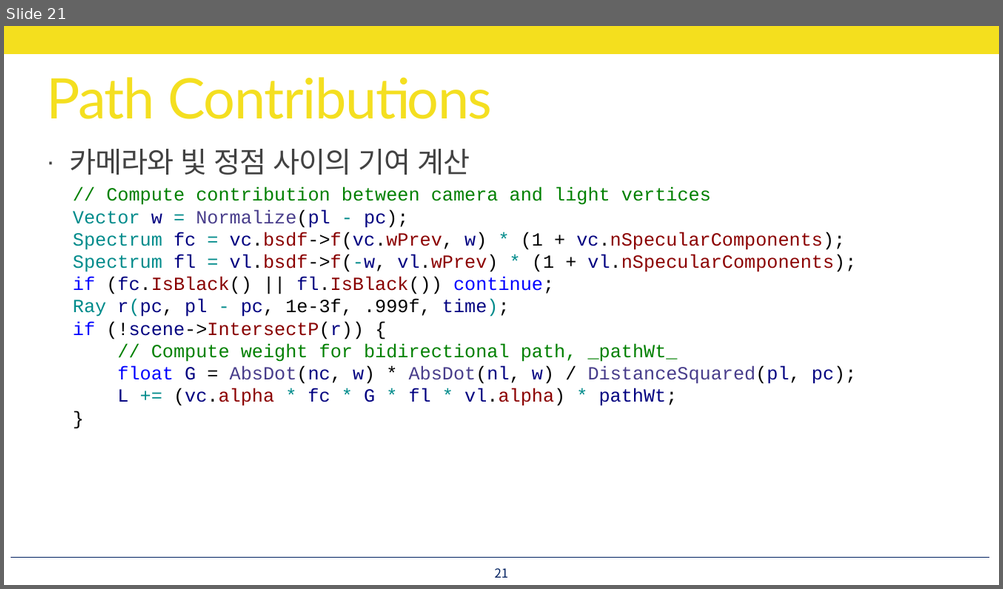
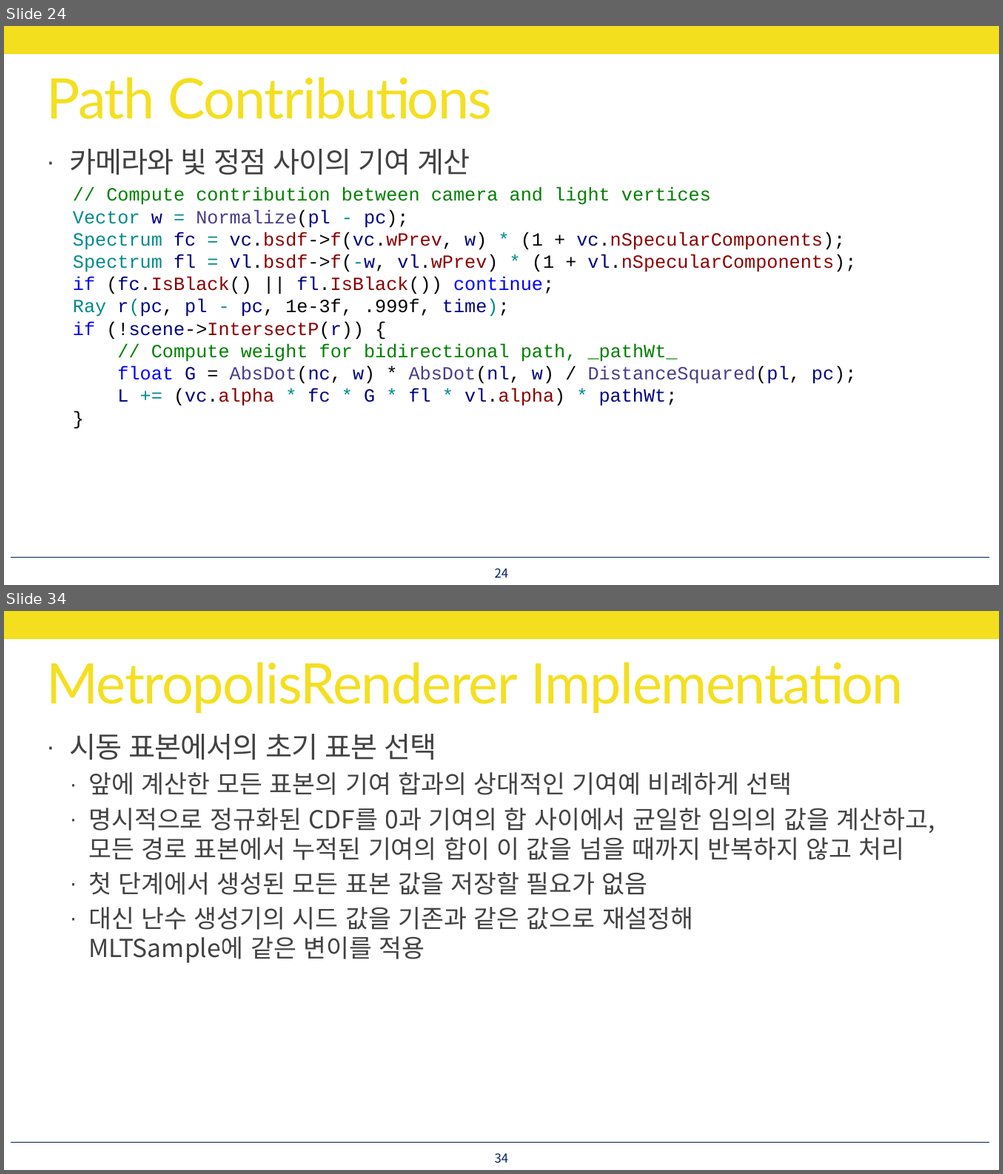
Before and after one commit to utilForever/PBRStudy, a slide deck: Physically Based Rendering - Chapter 15, Part 8.pptx. Shown one above the other, each under a label of ours: slide 21 before the commit, slides 24 and 34 after it; the slides between them are not shown. The pictures are 1003x589 and 1003x1174 pixels, drawn with LibreOffice and Linux fonts; fonts in the diff are those of the drawing. Boxes give left, top, right and bottom in pixels: in the first picture for what was removed or moved away, otherwise in the second. Text is boxed around its words. In the diff, an @@ line names an element or a change of style, - is before the commit and + after.

```diff
--- a/Physically Based Rendering - Chapter 15, Part 8.pptx
+++ b/Physically Based Rendering - Chapter 15, Part 8.pptx
@@ slide 34 added at (4,611,999,1170), background #FFFFFF; not listed: 2 template elements that a slide beside it also shows @@
@@ title added at (46,662,903,713), 54 pt, text #F4DF1E @@
+MetropolisRenderer Implementation
@@ text added at (70,734,935,963), 24 pt, text #404040 @@
+· 시동 표본에서의 초기 표본 선택
+  · 앞에 계산한 모든 표본의 기여 합과의 상대적인 기여예 비례하게 선택
+  · 명시적으로 정규화된 CDF를 0과 기여의 합 사이에서 균일한 임의의 값을 계산하고,
+    모든 경로 표본에서 누적된 기여의 합이 이 값을 넘을 때까지 반복하지 않고 처리
+  · 첫 단계에서 생성된 모든 표본 값을 저장할 필요가 없음
+  · 대신 난수 생성기의 시드 값을 기존과 같은 값으로 재설정해
+    MLTSample에 같은 변이를 적용
@@ page number added at (495,1153,509,1164), 12 pt, text #002060 @@
+34
@@ what was slide 21 is now slide 24 @@
@@ page number at (495,568,509,578): text changed @@
-21
+24
```
Also in this commit, not shown: 2 slides changed, 24 other slides added.
